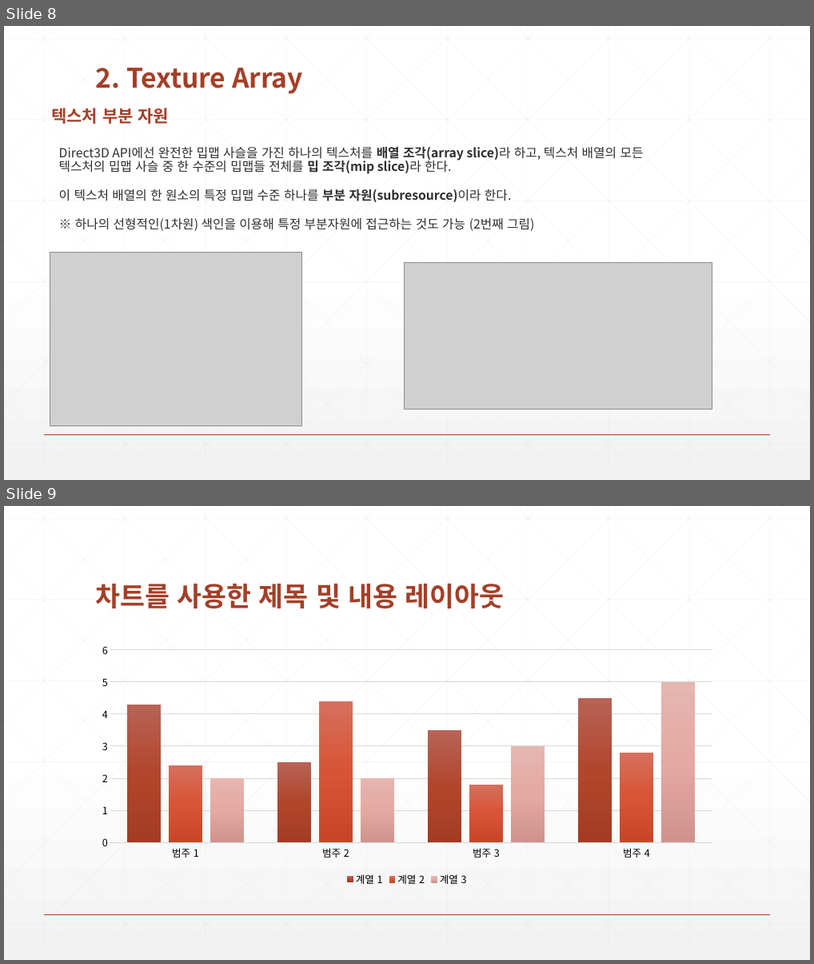
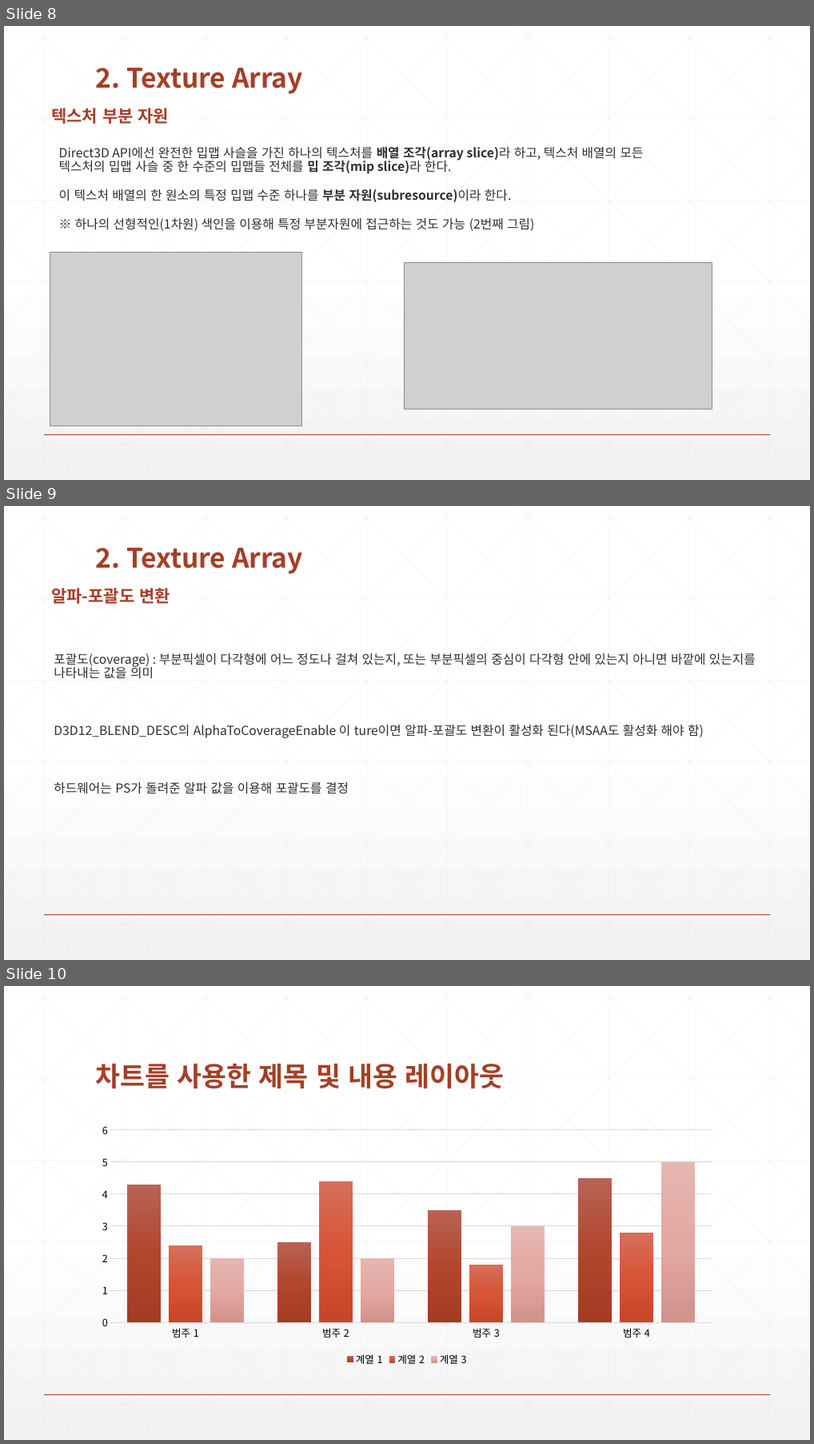
Before and after one commit to earthboom/CodingStudy, a slide deck: Common/Chapter12 GS.pptx. Shown one above the other, each under a label of ours: slides 8 and 9 before the commit, slides 8, 9 and 10 after it. The pictures are 814x964 and 814x1444 pixels, drawn with LibreOffice and Linux fonts; fonts in the diff are those of the drawing; grey boxes stand for pictures. Boxes give left, top, right and bottom in pixels: in the first picture for what was removed or moved away, otherwise in the second. Text is boxed around its words. In the diff, an @@ line names an element or a change of style, - is before the commit and + after.

Commit message:
00:65 GS (KKH)

```diff
--- a/Common/Chapter12 GS.pptx
+++ b/Common/Chapter12 GS.pptx
@@ slide 9 added at box(4, 506, 810, 960), background gradient #FFFFFF to #F2F2F2; not listed: 47 template elements that a slide beside it also shows @@
@@ title added at box(96, 548, 303, 574), 32 pt, text #A43F27, bold @@
+2. Texture Array
@@ text added at box(51, 588, 171, 604), 20 pt, text #A43F27, bold @@
+알파-포괄도 변환
@@ text added at box(54, 653, 756, 794), 15 pt, text #2D2E2D @@
+포괄도(coverage) : 부분픽셀이 다각형에 어느 정도나 걸쳐 있는지, 또는 부분픽셀의 중심이 다각형 안에 있는지 아니면 바깥에 있는지를 나타내는 값을 의미
+D3D12_BLEND_DESC의 AlphaToCoverageEnable 이 ture이면 알파-포괄도 변환이 활성화 된다(MSAA도 활성화 해야 함)
+하드웨어는 PS가 돌려준 알파 값을 이용해 포괄도를 결정
@@ what was slide 9 is now slide 10 @@
```
